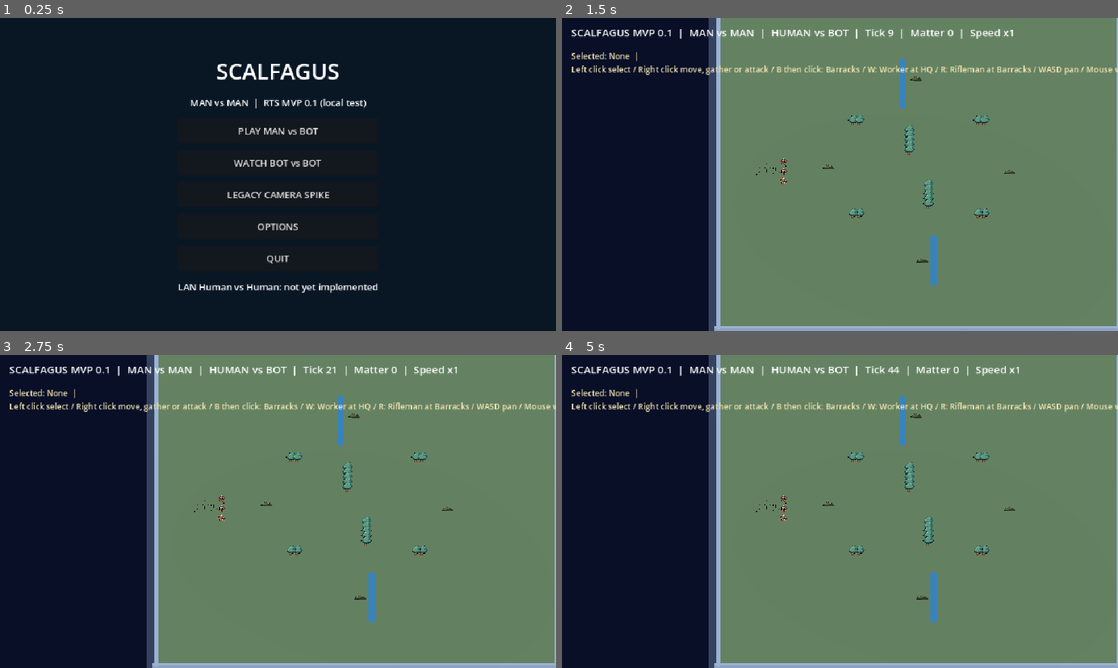
Above: before the commit, frames 1-4 (two rows, left to right).
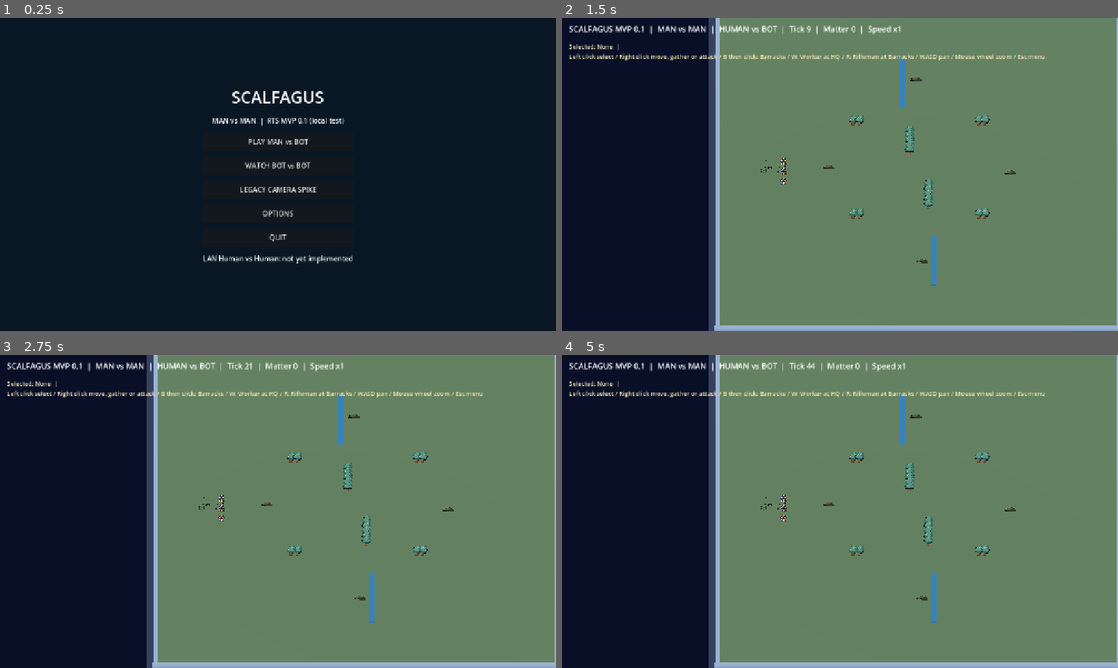
Above: after the commit, the same moments.

Repository: roktiw/scalfagus
Game: Godot game, scene res://scenes/menu.tscn
Two runs of this game, one before a commit and one after it. Both use one fixed random seed, a clock stepped at 60 frames per second and the inputs below.
Inputs (mouse positions are in pixels of both pictures, inside the frame that each line leads up to):
- Up to frame 1 (0.25 s): no input
- Up to frame 2 (1.5 s): click "PLAY MAN vs BOT" at 0.5 s; tap Enter at 1.25 s; move the mouse to (962, 158) at 1.27 s; hold Right (ui_right) from 1.28 s (still down); tap Tab at 1.35 s; click (962, 158) at 1.42 s
- Up to frame 3 (2.75 s): release Right (ui_right) at 2 s; tap Space at 2 s; drag from (166, 527) to (250, 574) at 2.02 s
- Up to frame 4 (5 s): move the mouse to (895, 442) at 2.77 s; hold Right (ui_right) 2.78-3.5 s; hold E 2.78-3.5 s; tap Enter at 3.5 s; drag from (812, 574) to (673, 464) at 3.52 s; tap Space at 4.25 s; move the mouse to (1006, 558) at 4.27 s; hold Left (ui_left) from 4.28 s (still down); tap P at 4.35 s

The runs differ from the first frame. In frame 1, 3.5% of the frame differs, in the area x 32-68%, y 14-88%; in frame 2, 4.1%; in frame 3, 4.1%; in frame 4, 4.1%, in the area x 1-100%, y 0-99%.

Commit message:
fix(ui): start Scalfagus at 1440x810 and remove tiny resolution profiles

Diff:
--- a/apps/game/project.godot
+++ b/apps/game/project.godot
@@ -8,8 +8,10 @@
 config/features=PackedStringArray("4.7", "GL Compatibility")
 
 [display]
-window/size/viewport_width=960
-window/size/viewport_height=540
+window/size/viewport_width=1280
+window/size/viewport_height=720
+window/size/window_width_override=1440
+window/size/window_height_override=810
 window/stretch/mode="canvas_items"
 
 [rendering]
